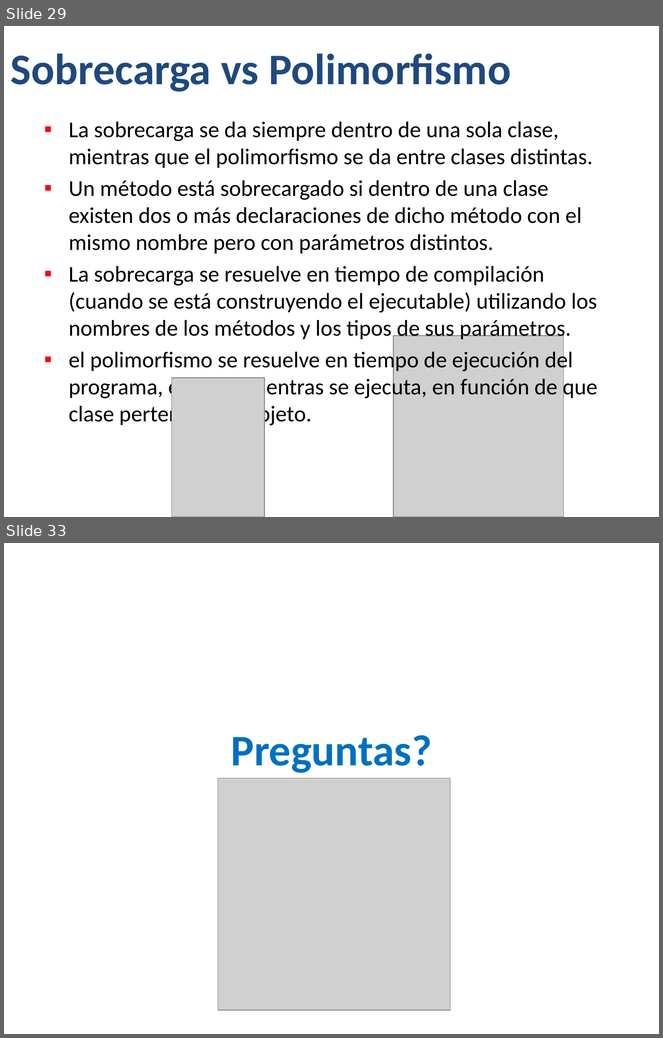
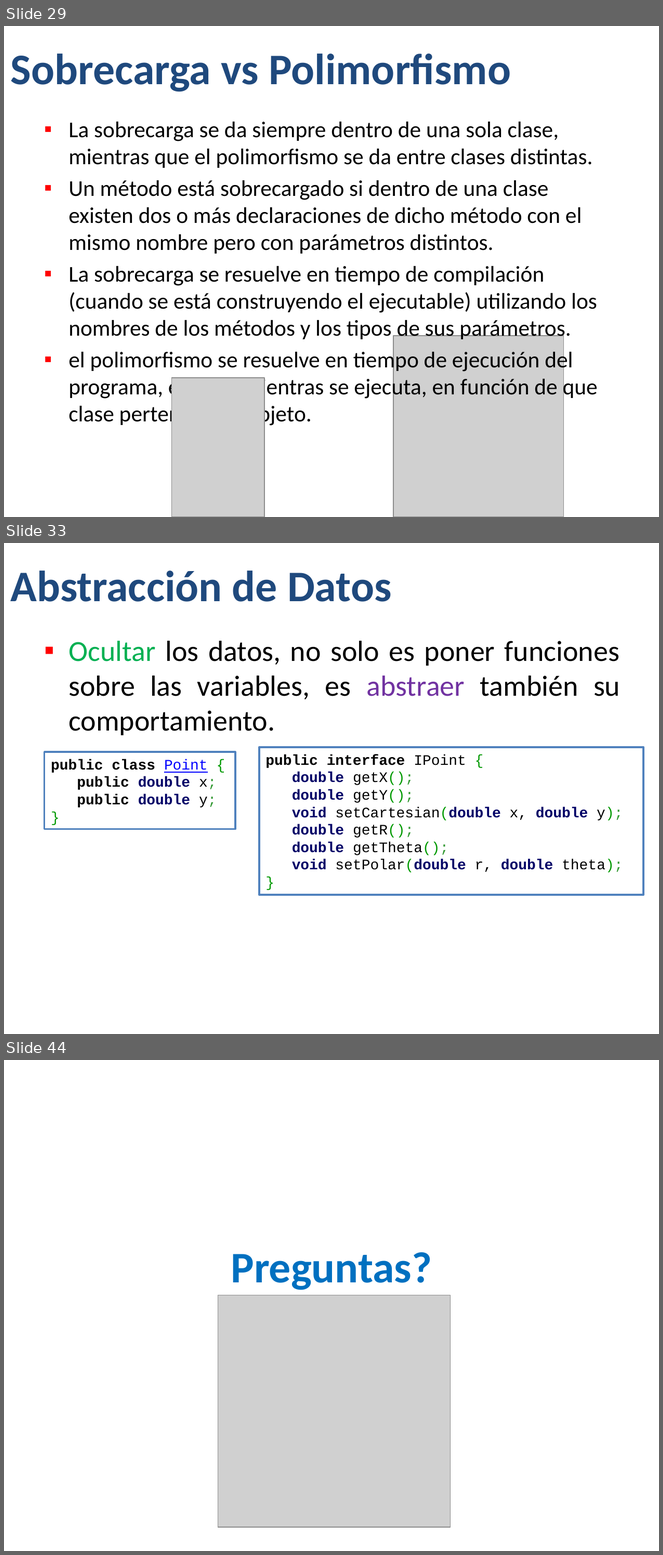
Before and after one commit to Jucer74/BackDevelopment, a slide deck: Classes/BackDev-03-Programación Orientada a Objetos.pptx. Shown one above the other, each under a label of ours: slides 29 and 33 before the commit, slides 29, 33 and 44 after it; the slides between them are not shown. The pictures are 663x1038 and 663x1555 pixels, drawn with LibreOffice and Linux fonts; fonts in the diff are those of the drawing; grey boxes stand for pictures; background and template pictures are left out. Boxes give left, top, right and bottom in pixels: in the first picture for what was removed or moved away, otherwise in the second. Text is boxed around its words. In the diff, an @@ line names an element or a change of style, - is before the commit and + after.

```diff
--- a/Classes/BackDev-03-Programación Orientada a Objetos.pptx
+++ b/Classes/BackDev-03-Programación Orientada a Objetos.pptx
@@ slide 33 added at (x1=4, y1=543, x2=659, y2=1034), background #FFFFFF @@
@@ title added at (x1=11, y1=571, x2=391, y2=602), 48 pt, text #1F497D, bold @@
+Abstracción de Datos
@@ text added at (x1=68, y1=641, x2=620, y2=735), 32 pt, text #000000 @@
+▪ Ocultar los datos, no solo es poner funciones sobre las variables, es abstraer también su comportamiento.
@@ rectangle added at (x1=45, y1=752, x2=235, y2=830), fill #FFFFFF, outline #4F81BD 2 pt, 16 pt, text #000000, bold @@
+public class Point {
+public double x;
+public double y;
+}
@@ rectangle added at (x1=259, y1=747, x2=644, y2=896), fill #FFFFFF, outline #4F81BD 2 pt, 16 pt, text #000000 @@
+public interface IPoint {
+double getX();
+double getY();
+void setCartesian(double x, double y);
+double getR();
+double getTheta();
+void setPolar(double r, double theta);
+}
@@ what was slide 33 is now slide 44 @@
```
Also in this commit, not shown: 5 slides changed, 10 other slides added, 1 other file.
